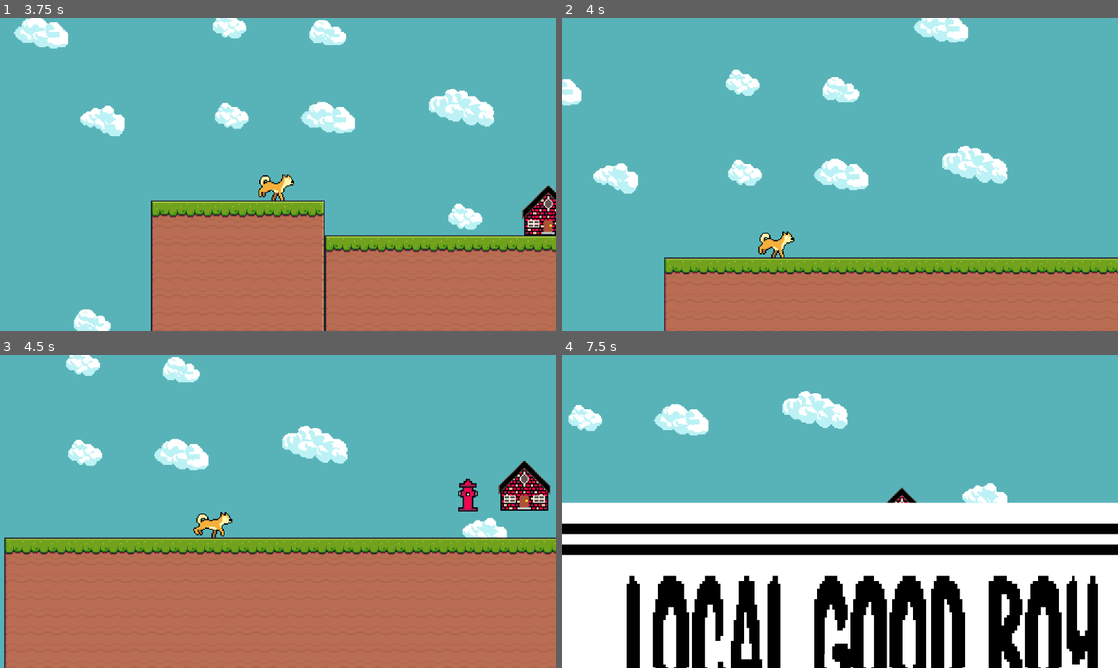
Above: before the commit, frames 1-4 (two rows, left to right).
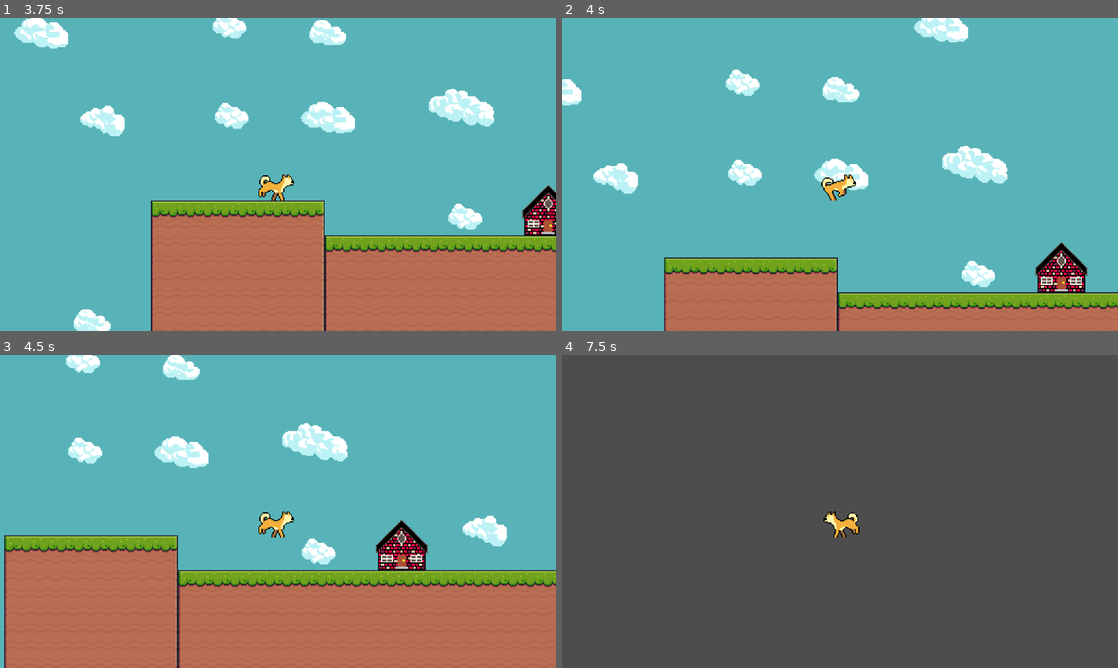
Above: after the commit, the same moments.

Repository: JeffSabol/Paper-Dog-Dash
Game: Godot game, scene res://Levels/level_2.tscn
Two runs of this game, one before a commit and one after it. Both use one fixed random seed, a clock stepped at 60 frames per second and the inputs below. This scene is started directly instead of the project's main scene.
Inputs (mouse positions are in pixels of both pictures, inside the frame that each line leads up to):
- Up to frame 1 (3.75 s): tap Enter (ui_accept) at 0.5, 0.77, 1.52 s; hold Right (ui_right) 0.53-2.03 s; hold Left (ui_left) 2.03-2.75 s; click (272, 274) at 2.75 s; hold Right (ui_right) from 3.53 s (still down)
- Up to frame 2 (4 s): keep holding Right (ui_right); tap Enter (ui_accept) at 3.77 s
- Up to frame 3 (4.5 s): keep holding Right (ui_right)
- Up to frame 4 (7.5 s): tap Enter (ui_accept) at 4.52, 6.02 s; release Right (ui_right) at 5 s; click (834, 611) at 5.02 s; hold Left (ui_left) 5.78-6.53 s; hold Right (ui_right) 6.53-7.28 s; hold Left (ui_left) from 7.28 s (still down)

Frame 1 is identical in both runs. In frame 2, 9.1% of the frame differs, in the area x 35-100%, y 50-100%; in frame 3, 16%; in frame 4, 100%, in the area x 0-100%, y 0-100%.
Error before the commit: Attempt to call function 'instantiate' in base 'null instance' on a null instance. (res://Autoload/global.gd:25)

Commit message:
Fixed the scene changing crash bug

Diff:
--- a/Autoload/global.gd
+++ b/Autoload/global.gd
@@ -2,21 +2,21 @@
 
 var current_scene = null
 var level_count = 2 # we want to change to level 2 after level 1
-var path = "res://Levels/level_" + str(level_count) + ".tscn"
+var path_level = "res://Levels/level_" + str(level_count) + ".tscn"
 
 func _ready():
 	var root = get_tree().root
 	current_scene = root.get_child(root.get_child_count() - 1)
 
-func goto_scene():
+func goto_scene(path):
 	# Deleting the current scene at this point is
 	# a bad idea, because it may still be executing code.
-	call_deferred("_deferred_goto_scene")
+	call_deferred("_deferred_goto_scene",path)
 
 
-func _deferred_goto_scene():
+func _deferred_goto_scene(path):
 	# It is now safe to remove the current scene
-#	current_scene.free()
+	current_scene.free()
 
 	# Load the new scene.
 	var s = ResourceLoader.load(path)
@@ -30,5 +30,28 @@
 	# Optionally, to make it compatible with the SceneTree.change_scene_to_file() API.
 	get_tree().current_scene = current_scene
 
+
+func goto_next_level():
+	# Deleting the current scene at this point is
+	# a bad idea, because it may still be executing code.
+	call_deferred("_deferred_goto_next_level")
+
+
+func _deferred_goto_next_level():
+	# It is now safe to remove the current scene
+	current_scene.free()
+
+	# Load the new scene.
+	var s = ResourceLoader.load(path_level)
+
+	# Instance the new scene.
+	current_scene = s.instantiate()
+
+	# Add it to the active scene, as child of root.
+	get_tree().root.add_child(current_scene)
+
+	# Optionally, to make it compatible with the SceneTree.change_scene_to_file() API.
+	get_tree().current_scene = current_scene
+
 	level_count += 1
-	path = "res://Levels/level_" + str(level_count) + ".tscn"
+	path_level = "res://Levels/level_" + str(level_count) + ".tscn"
--- a/Levels/level_2.tscn
+++ b/Levels/level_2.tscn
@@ -114,12 +114,15 @@
 17:1/0 = 0
 17:1/0/physics_layer_0/linear_velocity = Vector2(0, 0)
 17:1/0/physics_layer_0/angular_velocity = 0.0
+17:1/0/physics_layer_0/polygon_0/points = PackedVector2Array(-7, -8, -7, -7, -8, -7, -8, -4, -7, -4, -7, -3, 8, -3, 8, -8)
 18:1/0 = 0
 18:1/0/physics_layer_0/linear_velocity = Vector2(0, 0)
 18:1/0/physics_layer_0/angular_velocity = 0.0
+18:1/0/physics_layer_0/polygon_0/points = PackedVector2Array(-8, -8, -8, -3, 8, -3, 8, -8)
 19:1/0 = 0
 19:1/0/physics_layer_0/linear_velocity = Vector2(0, 0)
 19:1/0/physics_layer_0/angular_velocity = 0.0
+19:1/0/physics_layer_0/polygon_0/points = PackedVector2Array(-8, -8, 7, -8, 7, -7, 8, -7, 8, -4, 7, -4, 7, -3, -8, -3)
 0:2/0 = 0
 0:2/0/physics_layer_0/linear_velocity = Vector2(0, 0)
 0:2/0/physics_layer_0/angular_velocity = 0.0
--- a/Levels/level_3.tscn
+++ b/Levels/level_3.tscn
@@ -114,12 +114,15 @@
 17:1/0 = 0
 17:1/0/physics_layer_0/linear_velocity = Vector2(0, 0)
 17:1/0/physics_layer_0/angular_velocity = 0.0
+17:1/0/physics_layer_0/polygon_0/points = PackedVector2Array(-7, -8, -7, -7, -8, -7, -8, -4, -7, -4, -7, -3, 8, -3, 8, -8)
 18:1/0 = 0
 18:1/0/physics_layer_0/linear_velocity = Vector2(0, 0)
 18:1/0/physics_layer_0/angular_velocity = 0.0
+18:1/0/physics_layer_0/polygon_0/points = PackedVector2Array(-8, -8, -8, -3, 8, -3, 8, -8)
 19:1/0 = 0
 19:1/0/physics_layer_0/linear_velocity = Vector2(0, 0)
 19:1/0/physics_layer_0/angular_velocity = 0.0
+19:1/0/physics_layer_0/polygon_0/points = PackedVector2Array(-8, -8, 7, -8, 7, -7, 8, -7, 8, -4, 7, -4, 7, -3, -8, -3)
 0:2/0 = 0
 0:2/0/physics_layer_0/linear_velocity = Vector2(0, 0)
 0:2/0/physics_layer_0/angular_velocity = 0.0
@@ -481,9 +484,10 @@
 metadata/_edit_use_anchors_ = true
 
 [node name="TileMap" type="TileMap" parent="."]
+position = Vector2(-3, 0)
 tile_set = SubResource("TileSet_hbk7l")
 format = 2
-layer_0/tile_data = PackedInt32Array(0, 393216, 0, 720896, 3 …(7284 unchanged characters)…  1, 655369, 458752, 1, 720905, 458752, 2)
+layer_0/tile_data = PackedInt32Array(0, 393216, 0, 720896, 3 …(7284 unchanged characters)…  1, 655369, 458752, 1, 720905, 458752, 2, -917504, 1114112, 1, -524288, 1114112, 1, -131072, 1114112, 1, -917503, 1179648, 1, -524287, 1179648, 1, -131071, 1179648, 1, -917502, 1245184, 1, -524286, 1245184, 1, -131070, 1245184, 1, -720890, 1114112, 1, -327674, 1114112, 1, -720889, 1179648, 1, -327673, 1179648, 1, -720888, 1245184, 1, -327672, 1245184, 1, -1703936, 1114112, 1, -1310720, 1114112, 1, -1703935, 1179648, 1, -1310719, 1179648, 1, -1703934, 1245184, 1, -1310718, 1245184, 1, -1507322, 1114112, 1, -1114106, 1114112, 1, -1507321, 1179648, 1, -1114105, 1179648, 1, -1507320, 1245184, 1, -1114104, 1245184, 1)
 
 [node name="FireHydrant" parent="." instance=ExtResource("3_cnvn0")]
 position = Vector2(427, -40)
--- a/Menus/ContinueButton.gd
+++ b/Menus/ContinueButton.gd
@@ -1,5 +1,4 @@
 extends TextureButton
 
-
 func _on_pressed():
-	Global.goto_scene()
+	Global.goto_next_level()
--- a/Objects/House.gd
+++ b/Objects/House.gd
@@ -4,5 +4,4 @@
 
 func _on_body_entered(body):
 	if body is Player:
-		print("Player  touched house")
-		get_tree().change_scene_to_file("res://Menus/EndOfLevel.tscn")
+		Global.goto_scene("res://Menus/EndOfLevel.tscn")
